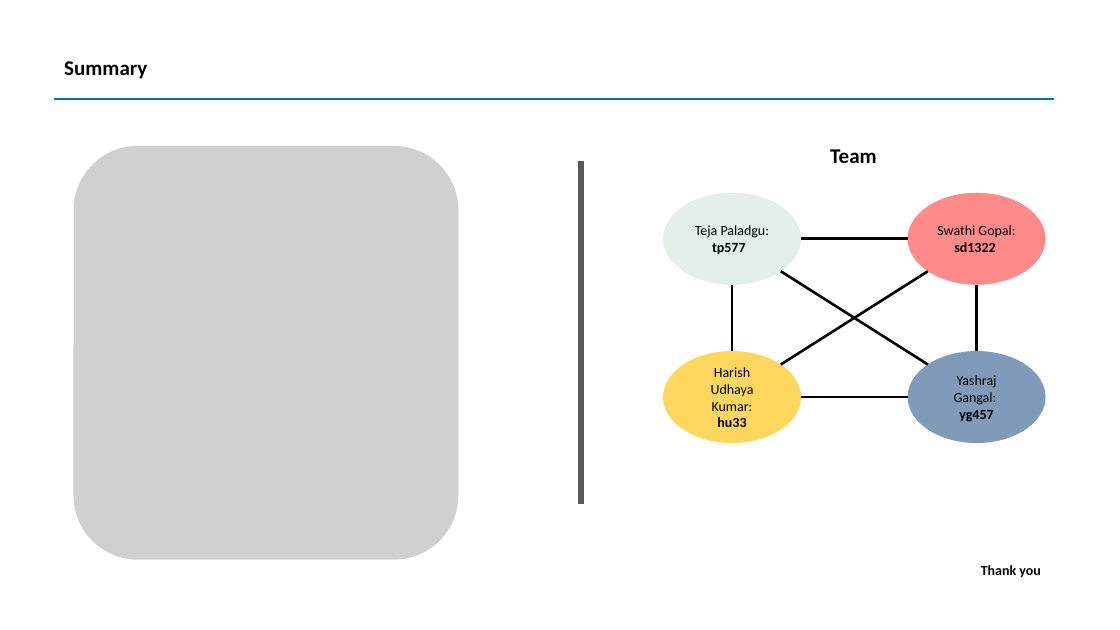
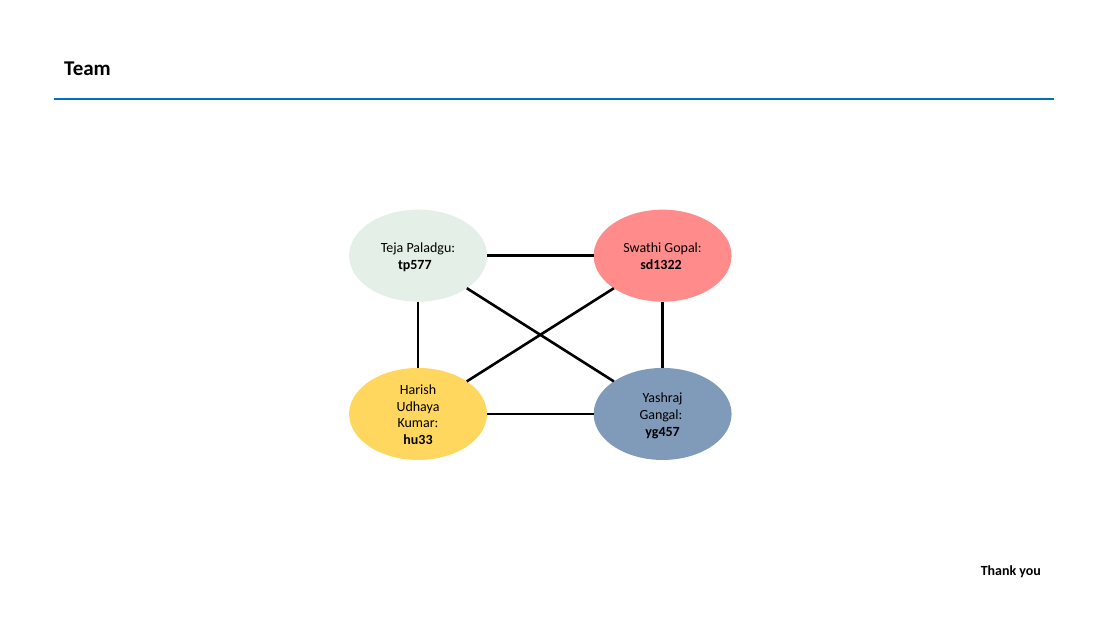
Before and after one commit to harish-udhay/Hungarian_algorithm_for_kidney_exchange, a slide deck: slide 10 of Hungarian_algorithm.pptx (slide 9 before the commit). Drawn at 1120x630 pixels with LibreOffice and Linux fonts; fonts in the diff are those of the drawing; grey boxes stand for pictures. Boxes give left, top, right and bottom in pixels: in the first picture for what was removed or moved away, otherwise in the second. Text is boxed around its words. In the diff, an @@ line names an element or a change of style, - is before the commit and + after.

```diff
--- a/Hungarian_algorithm.pptx
+++ b/Hungarian_algorithm.pptx
@@ title at <box>64,61,111,75</box>: text changed @@
-Summary
+Team
@@ picture removed at <box>74,146,459,560</box> @@
@@ text removed at <box>830,149,877,163</box> @@
-Team
@@ line removed from (581, 160) to (581, 504) @@
@@ ellipse "Teja Paladgu: tp577": place and size @@
-ellipse "Teja Paladgu: tp577" at <box>663,192,801,285</box>
+ellipse "Teja Paladgu: tp577" at <box>350,210,487,302</box>
@@ ellipse "Swathi Gopal: sd1322": place and size @@
-ellipse "Swathi Gopal: sd1322" at <box>908,192,1046,285</box>
+ellipse "Swathi Gopal: sd1322" at <box>594,210,732,302</box>
@@ 6 lines, 2 ellipses: place and size @@
-6 lines, 2 ellipses at <box>663,239,1046,444</box>
+6 lines, 2 ellipses at <box>350,255,732,460</box>
```
Also in this commit, not shown: 1 other slide changed, 1 slide added.
